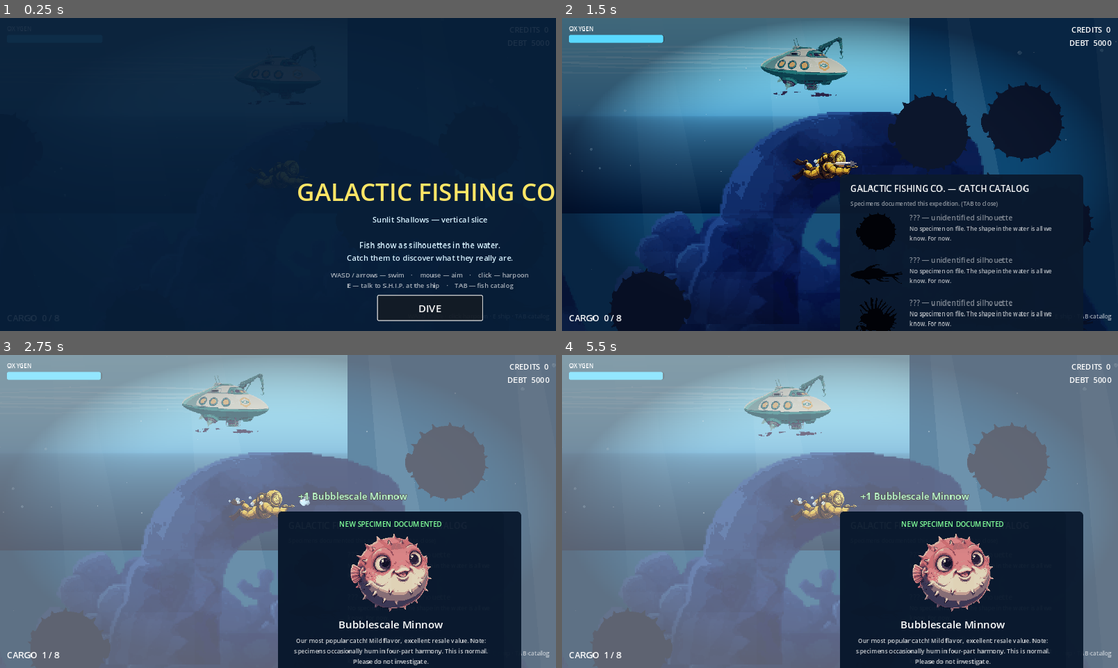
Above: before the commit, frames 1-4 (two rows, left to right).
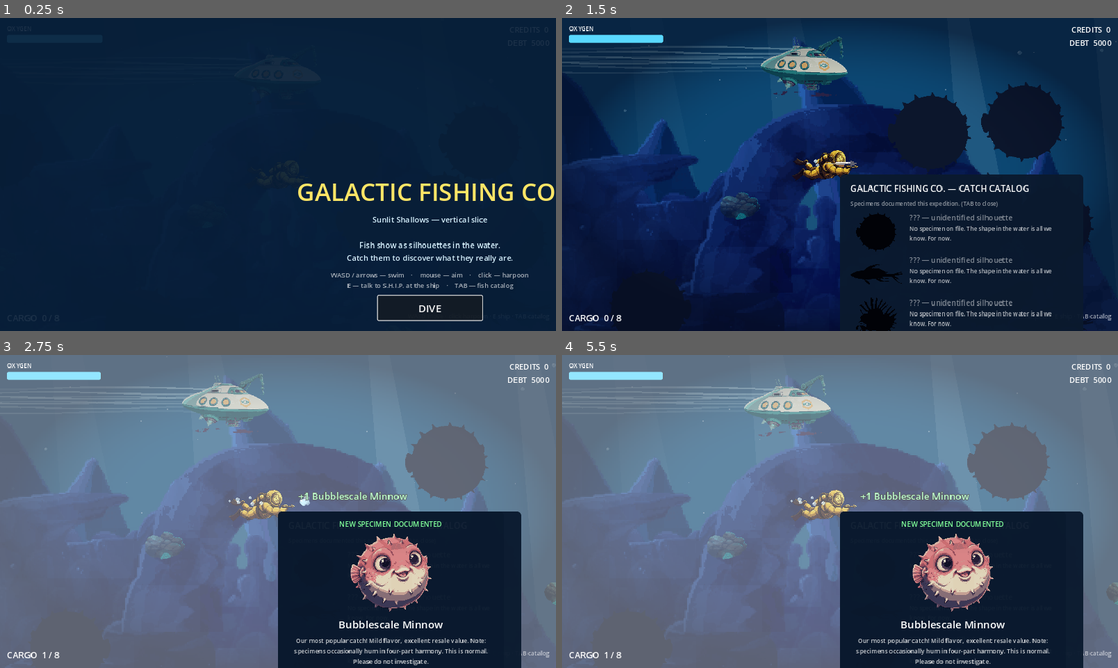
Above: after the commit, the same moments.

Repository: Chowwyie/galactic-fishing-co
Game: Godot game, scene res://scenes/main.tscn
Same seed, same stepped clock (60 frames per second), same inputs: the game is played once before the commit and once after it.
Inputs (mouse positions are in pixels of both pictures, inside the frame that each line leads up to):
- Up to frame 1 (0.25 s): no input
- Up to frame 2 (1.5 s): click "DIVE" at 0.5 s; tap Enter at 1.25 s; move the mouse to (962, 158) at 1.27 s; hold D from 1.28 s (still down); tap Tab at 1.35 s; click (962, 158) at 1.42 s
- Up to frame 3 (2.75 s): move the mouse to (166, 527) at 2.02 s; release D at 2.03 s; hold S from 2.03 s (still down); tap E at 2.1 s
- Up to frame 4 (5.5 s): move the mouse to (895, 442) at 2.77 s; release S at 2.78 s; hold D 2.78-3.53 s; tap Tab at 2.85, 4.35 s; move the mouse to (812, 574) at 3.52 s; hold W 3.53-4.28 s; tap E at 3.6, 5.1 s; click (812, 574) at 3.67 s; move the mouse to (1006, 558) at 4.27 s; hold A from 4.28 s (still down); move the mouse to (673, 464) at 5.02 s

The runs differ from the first frame. In frame 2, 29% of the frame differs, in the area x 0-90%, y 0-100%; in frame 3, 22%; in frame 4, 22%.

Commit message:
Pivot environment to 2D-led rendering on web (3D SubViewport disabled)
Web GL Compatibility export never rendered the 3D background meshes
(boulders/sand floor/wall invisible; only Environment gradient showed).
Replace with a fully 2D scene: tiled sand floor, batch-E silhouettes as
slow parallax backdrops, batches A-D as floor/mid accents, small v3
plants at side/top edges only. Old large seaweed cards removed.

Adds a web-only QA hook: index.html#y=<depth> skips the title and
teleports the player (screenshot affordance, no gameplay effect).

Diff:
--- a/scripts/environment.gd
+++ b/scripts/environment.gd
@@ -7,19 +7,22 @@
 # animated 2D accents: swaying seaweed, light dapples, god-ray shafts,
 # surface shimmer, marine snow + micro-bubbles.
 
+var game: Node2D
 var t := 0.0
 var rays: Array = []
 var bands: Array = []
 var dapples: Array = []
 var weeds: Array = []  # each: {node, phase}
 var bobbers: Array = []  # v3 accents: {node, base_y, phase, amp, speed, mode}
+var parallax: Array = []  # far backdrop: {node, base, f}
 
 const ZONE_W := 2560.0
 
-func build() -> void:
+func build(p_game: Node2D) -> void:
+	game = p_game
 	randomize()
-	_build_gameplay_accents()
-	_build_foreground_accents()
+	_build_sand_floor()
+	_build_v3_accents()
 	_build_rays()
 	_build_surface()
 	_build_particles()
@@ -33,49 +36,101 @@
 	s.modulate = mod
 	return s
 
-func _build_gameplay_accents() -> void:
-	# light dappling on the sand (over the 3D floor)
+func _build_sand_floor() -> void:
+	# Tiled sand strip along the bottom (the 3D dune floor is gone on web).
+	var sand: Texture2D = load("res://assets/sprites/sand.png")
+	var tint := Color(0.72, 0.8, 0.88)
+	for row in range(2):
+		for i in range(40):
+			var sp := _spr(sand, Vector2(32.0 + i * 64.0, 1512.0 + row * 64.0), 1.0, tint)
+			sp.flip_h = randi() % 2 == 0
+			sp.flip_v = randi() % 2 == 0
+			sp.rotation = (randi() % 4) * PI / 2.0
+			add_child(sp)
+	# light dappling on the sand
 	var dapple: Texture2D = load("res://assets/sprites/dapple.png")
 	for i in range(18):
-		var s := _spr(dapple, Vector2(randf_range(0, ZONE_W), randf_range(1490, 1570)),
+		var dp := _spr(dapple, Vector2(randf_range(0, ZONE_W), randf_range(1490, 1570)),
 			randf_range(2.0, 4.5))
-		add_child(s)
-		dapples.append({"node": s, "phase": randf() * TAU, "speed": randf_range(0.5, 1.1)})
-	# swaying seaweed anchored near the floor
-	var sw0: Texture2D = load("res://assets/sprites/seaweed_0.png")
-	var sw1: Texture2D = load("res://assets/sprites/seaweed_1.png")
-	for i in range(30):
-		var a := AnimatedSprite2D.new()
-		var sf := SpriteFrames.new()
-		sf.add_animation("sway")
-		sf.set_animation_speed("sway", 1.6)
-		sf.add_frame("sway", sw0)
-		sf.add_frame("sway", sw1)
-		a.sprite_frames = sf
-		a.play("sway")
-		a.scale = Vector2(0.75, 0.75)
-		a.position = Vector2(randf_range(20, ZONE_W - 20), randf_range(1420, 1490))
-		add_child(a)
-		weeds.append({"node": a, "phase": randf() * TAU})
-
-func _build_foreground_accents() -> void:
-	# dark background seaweed tufts, kept small and faint so they read as distant plants
-	var f0: Texture2D = load("res://assets/sprites/seaweed_fg_0.png")
-	var f1: Texture2D = load("res://assets/sprites/seaweed_fg_1.png")
-	for i in range(8):
-		var a := AnimatedSprite2D.new()
-		var sf := SpriteFrames.new()
-		sf.add_animation("sway")
-		sf.set_animation_speed("sway", 1.1)
-		sf.add_frame("sway", f0)
-		sf.add_frame("sway", f1)
-		a.sprite_frames = sf
-		a.play("sway")
-		a.scale = Vector2(randf_range(0.6, 1.0), randf_range(0.6, 1.0))
-		a.position = Vector2(randf_range(-100, ZONE_W + 100), randf_range(200, 1400))
-		a.modulate = Color(0.4, 0.6, 0.7, 0.5)
-		add_child(a)
-		weeds.append({"node": a, "phase": randf() * TAU})
+		add_child(dp)
+		dapples.append({"node": dp, "phase": randf() * TAU, "speed": randf_range(0.5, 1.1)})
+
+func _pf(node: Sprite2D, base: Vector2, f: float) -> void:
+	parallax.append({"node": node, "base": base, "f": f})
+
+func _build_v3_accents() -> void:
+	# v3 pixel-art carries the scene: batch E far silhouettes (parallax),
+	# batches A-D mid/near. Seeded so placement is stable across runs.
+	var rng := RandomNumberGenerator.new()
+	rng.seed = 20260925
+	var tint := Color(0.8, 0.88, 0.95)
+	# batch E: far backdrop silhouettes, slow parallax behind everything
+	var back := [["env-distant-spires", 2, 2.8, 3.6], ["env-coral-forest", 1, 2.6, 3.2],
+		["env-cliff-wall", 1, 2.8, 3.4], ["env-distant-arch", 1, 2.6, 3.2]]
+	for bd in back:
+		var texe: Texture2D = load("res://assets/sprites/%s.png" % bd[0])
+		for i in range(bd[1]):
+			var pe := Vector2(rng.randf_range(150, ZONE_W - 150), rng.randf_range(300.0, 950.0))
+			var se := _spr(texe, pe, rng.randf_range(bd[2], bd[3]), Color(0.45, 0.58, 0.9, 0.85))
+			add_child(se)
+			_pf(se, pe, 0.45)
+	# batch A: rocks near the floor (no 3D boulders on web — these are the rocks now)
+	var rocks := [["env-mossy-boulder", 3, 0.6, 0.9], ["env-rock-spire", 2, 0.5, 0.8],
+		["env-rock-arch", 2, 0.6, 0.9], ["env-jagged-cluster", 2, 0.5, 0.8]]
+	for r in rocks:
+		var tex: Texture2D = load("res://assets/sprites/%s.png" % r[0])
+		for i in range(r[1]):
+			var pr := Vector2(rng.randf_range(40, ZONE_W - 40), rng.randf_range(1460.0, 1540.0))
+			add_child(_spr(tex, pr, rng.randf_range(r[2], r[3]), tint))
+	# batch B: corals near the floor, gentle sway
+	var corals := [["env-brain-coral", 2], ["env-sea-fan", 2], ["env-mushroom-coral", 2], ["env-red-branching", 2]]
+	for c in corals:
+		var tex2: Texture2D = load("res://assets/sprites/%s.png" % c[0])
+		for i in range(c[1]):
+			var pc := Vector2(rng.randf_range(40, ZONE_W - 40), rng.randf_range(1450.0, 1520.0))
+			var n := _spr(tex2, pc, rng.randf_range(0.5, 0.8), tint)
+			add_child(n)
+			bobbers.append({"node": n, "base_y": pc.y, "phase": rng.randf() * TAU,
+				"amp": 0.06, "speed": rng.randf_range(0.6, 1.1), "mode": "sway"})
+	# batch C: plants kept SMALL, mostly floor-anchored near the frame edges as framing
+	var plants := ["env-eelgrass", "env-feather-fern", "env-broad-leaf"]
+	for pli in range(11):
+		var tex3: Texture2D = load("res://assets/sprites/%s.png" % plants[pli % 3])
+		var edge_x := rng.randf_range(40, 380) if pli % 2 == 0 else rng.randf_range(ZONE_W - 380, ZONE_W - 40)
+		var pp := Vector2(edge_x, rng.randf_range(1440.0, 1530.0))
+		var n2 := _spr(tex3, pp, rng.randf_range(0.45, 0.65), tint)
+		add_child(n2)
+		bobbers.append({"node": n2, "base_y": pp.y, "phase": rng.randf() * TAU,
+			"amp": 0.08, "speed": rng.randf_range(0.7, 1.2), "mode": "sway"})
+	# a few small drifting kelp bits near the top edges
+	for i in range(3):
+		var tex4: Texture2D = load("res://assets/sprites/%s.png" % plants[i % 3])
+		var pt := Vector2(rng.randf_range(60, 340) if i % 2 == 0 else rng.randf_range(ZONE_W - 340, ZONE_W - 60),
+			rng.randf_range(150.0, 350.0))
+		var nt := _spr(tex4, pt, rng.randf_range(0.4, 0.55), Color(0.8, 0.88, 0.95, 0.7))
+		add_child(nt)
+		bobbers.append({"node": nt, "base_y": pt.y, "phase": rng.randf() * TAU,
+			"amp": 12.0, "speed": rng.randf_range(0.4, 0.7), "mode": "bob"})
+	# drifting glow plankton mid-water
+	var gp: Texture2D = load("res://assets/sprites/env-glow-plankton.png")
+	for i in range(6):
+		var pg := Vector2(rng.randf_range(60, ZONE_W - 60), rng.randf_range(300.0, 1200.0))
+		var g := _spr(gp, pg, rng.randf_range(0.4, 0.6), Color(0.7, 1.0, 0.9, 0.7))
+		add_child(g)
+		_pf(g, pg, 0.8)
+		bobbers.append({"node": g, "phase": rng.randf() * TAU,
+			"amp": 0.25, "speed": rng.randf_range(0.4, 0.8), "mode": "pulse", "alpha": 0.7})
+	# batch D: shells + sand ripples on the floor
+	var shells := [["env-starfish", 3, 0.5, 0.75], ["env-scallop-shell", 3, 0.5, 0.75], ["env-rubble-pile", 3, 0.5, 0.75]]
+	for sh in shells:
+		var tex5: Texture2D = load("res://assets/sprites/%s.png" % sh[0])
+		for i in range(sh[1]):
+			var ps := Vector2(rng.randf_range(40, ZONE_W - 40), rng.randf_range(1500.0, 1560.0))
+			add_child(_spr(tex5, ps, rng.randf_range(sh[2], sh[3]), tint))
+	var rip: Texture2D = load("res://assets/sprites/env-sand-ripples.png")
+	for i in range(4):
+		var pr2 := Vector2(rng.randf_range(100, ZONE_W - 100), rng.randf_range(1520.0, 1570.0))
+		add_child(_spr(rip, pr2, rng.randf_range(1.5, 2.5), Color(1, 1, 1, 0.35)))
 
 func _build_rays() -> void:
 	for i in range(7):
@@ -154,73 +209,20 @@
 	for w in weeds:
 		var n3: AnimatedSprite2D = w["node"]
 		n3.rotation = sin(t * 0.9 + w["phase"]) * 0.07
+	if game != null and game.player != null and game.player.cam != null:
+		var cc: Vector2 = game.player.cam.get_screen_center_position()
+		for pl in parallax:
+			var pn: Sprite2D = pl["node"]
+			var pb: Vector2 = pl["base"]
+			var pf: float = pl["f"]
+			pn.position = pb * pf + cc * (1.0 - pf)
+	for b in bobbers:
+		var bn2: Sprite2D = b["node"]
+		if b["mode"] == "pulse":
+			bn2.modulate.a = b["alpha"] + sin(t * b["speed"] + b["phase"]) * b["amp"]
 	for b in bobbers:
 		var bn: Sprite2D = b["node"]
 		if b["mode"] == "bob":
 			bn.position.y = b["base_y"] + sin(t * b["speed"] + b["phase"]) * b["amp"]
 		else:
 			bn.rotation = sin(t * b["speed"] + b["phase"]) * b["amp"]
-
-func _build_v3_accents() -> void:
-	# v3 pixel-art accents (batches A-D near the sandy floor / mid-water,
-	# batch E as far backdrop silhouettes) over the real 3D boulder base.
-	# Seeded so placement is stable across runs.
-	var rng := RandomNumberGenerator.new()
-	rng.seed = 20260925
-	var tint := Color(0.8, 0.88, 0.95)
-	# batch A: rocks near the floor (complement the 3D boulders, don't duplicate)
-	var rocks := [["env-mossy-boulder", 3, 0.7, 1.0], ["env-rock-spire", 2, 0.6, 0.9],
-		["env-rock-arch", 2, 0.7, 1.0], ["env-jagged-cluster", 2, 0.6, 0.9]]
-	for r in rocks:
-		var tex: Texture2D = load("res://assets/sprites/%s.png" % r[0])
-		for i in range(r[1]):
-			var sc := rng.randf_range(r[2], r[3])
-			var pos := Vector2(rng.randf_range(40, ZONE_W - 40), rng.randf_range(1440.0, 1560.0))
-			add_child(_spr(tex, pos, sc, tint))
-	# batch B: corals, gentle sway
-	var corals := [["env-brain-coral", 2], ["env-sea-fan", 2], ["env-mushroom-coral", 2], ["env-red-branching", 2]]
-	for c in corals:
-		var tex2: Texture2D = load("res://assets/sprites/%s.png" % c[0])
-		for i in range(c[1]):
-			var pos2 := Vector2(rng.randf_range(40, ZONE_W - 40), rng.randf_range(1440.0, 1520.0))
-			var n := _spr(tex2, pos2, rng.randf_range(0.6, 0.9), tint)
-			add_child(n)
-			bobbers.append({"node": n, "base_y": pos2.y, "phase": rng.randf() * TAU,
-				"amp": 0.06, "speed": rng.randf_range(0.6, 1.1), "mode": "sway"})
-	# batch C: plants near the floor + drifting glow plankton mid-water
-	var plants := [["env-eelgrass", 3], ["env-feather-fern", 3], ["env-broad-leaf", 2]]
-	for pl in plants:
-		var tex3: Texture2D = load("res://assets/sprites/%s.png" % pl[0])
-		for i in range(pl[1]):
-			var pos3 := Vector2(rng.randf_range(40, ZONE_W - 40), rng.randf_range(1440.0, 1520.0))
-			var n2 := _spr(tex3, pos3, rng.randf_range(0.7, 1.0), tint)
-			add_child(n2)
-			bobbers.append({"node": n2, "base_y": pos3.y, "phase": rng.randf() * TAU,
-				"amp": 0.08, "speed": rng.randf_range(0.7, 1.2), "mode": "sway"})
-	var gp: Texture2D = load("res://assets/sprites/env-glow-plankton.png")
-	for i in range(6):
-		var pos4 := Vector2(rng.randf_range(60, ZONE_W - 60), rng.randf_range(300.0, 1200.0))
-		var g := _spr(gp, pos4, rng.randf_range(0.5, 0.8), Color(0.7, 1.0, 0.9, 0.8))
-		add_child(g)
-		bobbers.append({"node": g, "base_y": pos4.y, "phase": rng.randf() * TAU,
-			"amp": 14.0, "speed": rng.randf_range(0.4, 0.8), "mode": "bob"})
-	# batch D: shells + sand ripples on the floor
-	var shells := [["env-starfish", 3, 0.5, 0.8], ["env-scallop-shell", 3, 0.5, 0.8], ["env-rubble-pile", 3, 0.5, 0.8]]
-	for sh in shells:
-		var tex4: Texture2D = load("res://assets/sprites/%s.png" % sh[0])
-		for i in range(sh[1]):
-			var sc2 := rng.randf_range(sh[2], sh[3])
-			var pos5 := Vector2(rng.randf_range(40, ZONE_W - 40), rng.randf_range(1500.0, 1560.0))
-			add_child(_spr(tex4, pos5, sc2, tint))
-	var rip: Texture2D = load("res://assets/sprites/env-sand-ripples.png")
-	for i in range(3):
-		var pos6 := Vector2(rng.randf_range(100, ZONE_W - 100), rng.randf_range(1520.0, 1570.0))
-		add_child(_spr(rip, pos6, rng.randf_range(1.5, 2.5), Color(1, 1, 1, 0.35)))
-	# batch E: far backdrop silhouettes (dark blue art; tree order draws them behind fish/player)
-	var back := [["env-distant-spires", 2, 3.0, 3.6], ["env-coral-forest", 1, 2.8, 3.2],
-		["env-cliff-wall", 1, 3.0, 3.4], ["env-distant-arch", 1, 2.8, 3.2]]
-	for bd in back:
-		var tex5: Texture2D = load("res://assets/sprites/%s.png" % bd[0])
-		for i in range(bd[1]):
-			var pos7 := Vector2(rng.randf_range(100, ZONE_W - 100), rng.randf_range(350.0, 950.0))
-			add_child(_spr(tex5, pos7, rng.randf_range(bd[2], bd[3]), Color(0.5, 0.62, 0.92, 0.9)))
--- a/scripts/game.gd
+++ b/scripts/game.gd
@@ -22,14 +22,18 @@
 var shake := 0.0
 var flash: ColorRect
 
+const USE_3D_BG := false  # 2026-09-25: 3D SubViewport renders on desktop only,
+# not in the web export (only the Environment gradient shows). v3 2D art carries the scene.
+
 func _ready() -> void:
-	_build_bg3d()
+	if USE_3D_BG:
+		_build_bg3d()
 	world = Node2D.new()
 	world.name = "World"
 	add_child(world)
 	env = EnvBuilder.new()
 	world.add_child(env)
-	env.build()
+	env.build(self)
 	# player
 	player = Player.new()
 	player.game = self
@@ -53,6 +57,7 @@
 	ship_ui.build(self)
 	_build_title()
 	hud.refresh()
+	_web_qa_hook()
 
 func _build_title() -> void:
 	title_layer = CanvasLayer.new()
@@ -227,3 +232,12 @@
 	svc.add_child(sv)
 	bg3d = BG3DWorld.new()
 	sv.add_child(bg3d)
+func _web_qa_hook() -> void:
+	# Screenshot-QA affordance for the web export only: loading
+	# index.html#y=<depth> skips the title and drops the player at that depth.
+	if not OS.has_feature("web"):
+		return
+	var hash: String = str(JavaScriptBridge.eval("window.location.hash", true))
+	if hash.begins_with("#y="):
+		_start_game()
+		player.position = Vector2(1280, clampf(hash.trim_prefix("#y=").to_float(), 0.0, 1560.0))
